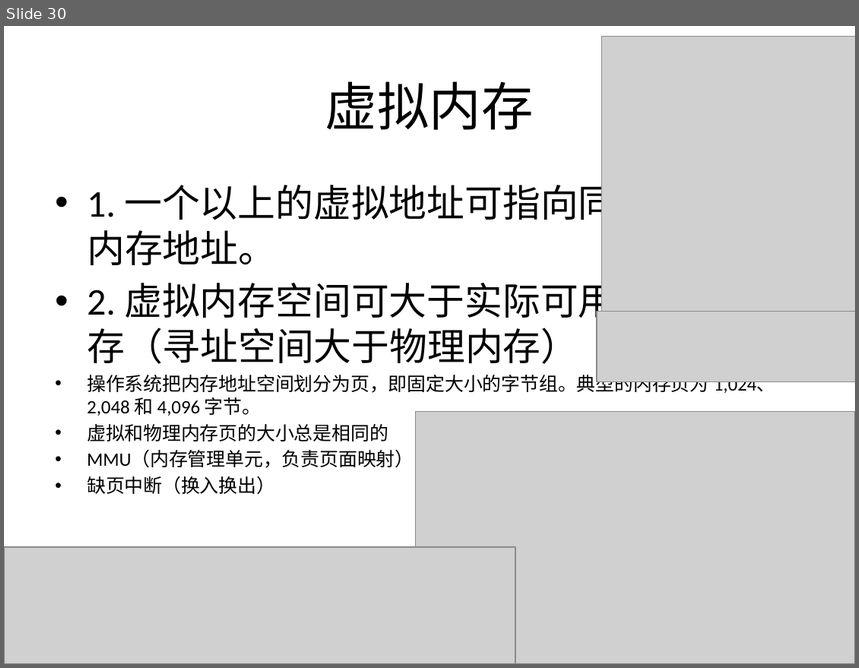
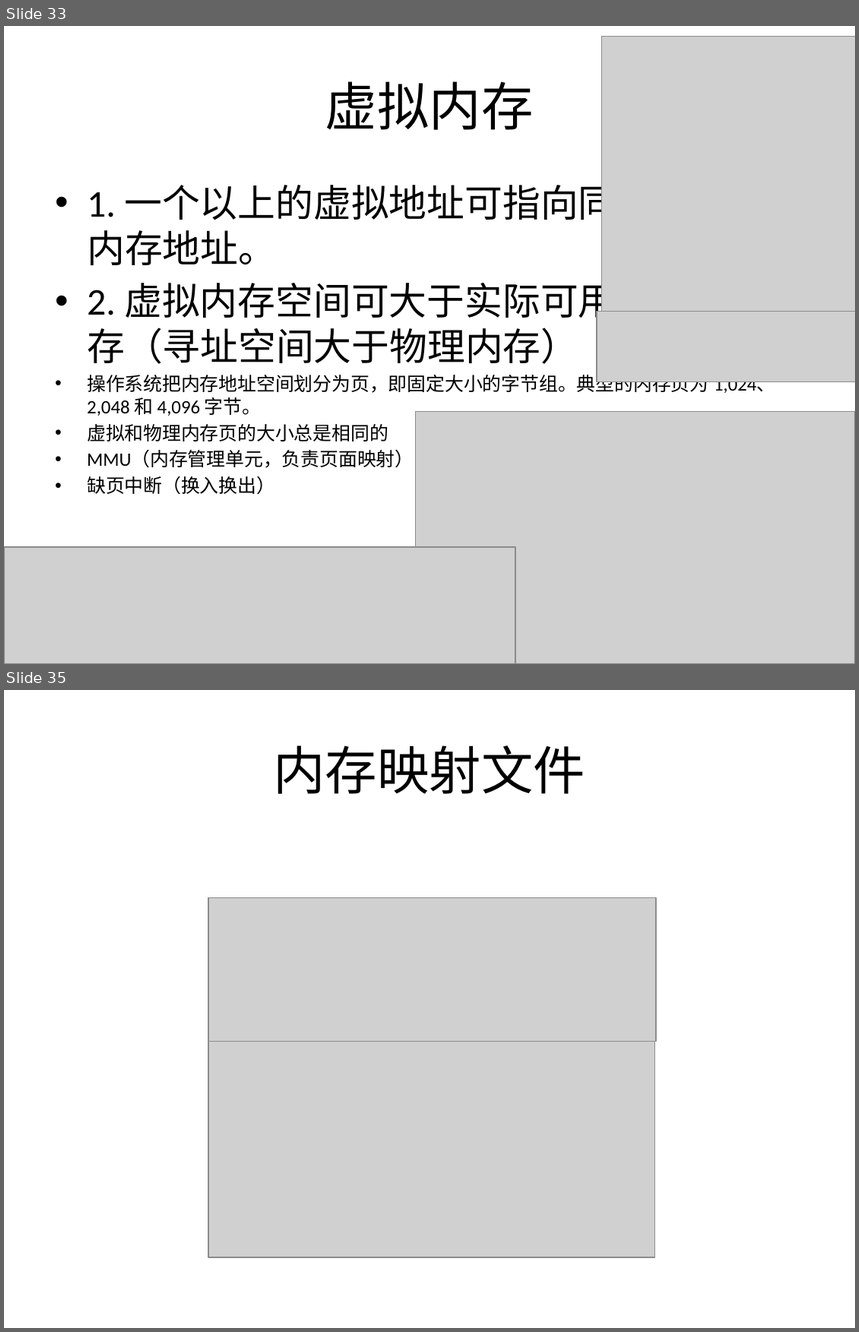
Before and after one commit to guhanjie/Knowledge-sharing, a slide deck: 扒一扒Java IO那些事儿.pptx. Shown one above the other, each under a label of ours: slide 30 before the commit, slides 33 and 35 after it; the slides between them are not shown. The pictures are 859x668 and 859x1332 pixels, drawn with LibreOffice and Linux fonts; fonts in the diff are those of the drawing; grey boxes stand for pictures. Boxes give left, top, right and bottom in pixels: in the first picture for what was removed or moved away, otherwise in the second. Text is boxed around its words. In the diff, an @@ line names an element or a change of style, - is before the commit and + after.

```diff
--- a/扒一扒Java IO那些事儿.pptx
+++ b/扒一扒Java IO那些事儿.pptx
@@ slide 35 added at (4, 690, 855, 1328), background #FFFFFF @@
@@ title added at (273, 745, 585, 794), 44 pt, text #000000 @@
+内存映射文件
@@ picture added at (208, 897, 656, 1042) @@
@@ picture added at (208, 1042, 655, 1258) @@
@@ what was slide 30 is now slide 33 @@
```
Also in this commit, not shown: 3 slides changed, 8 other slides added.
